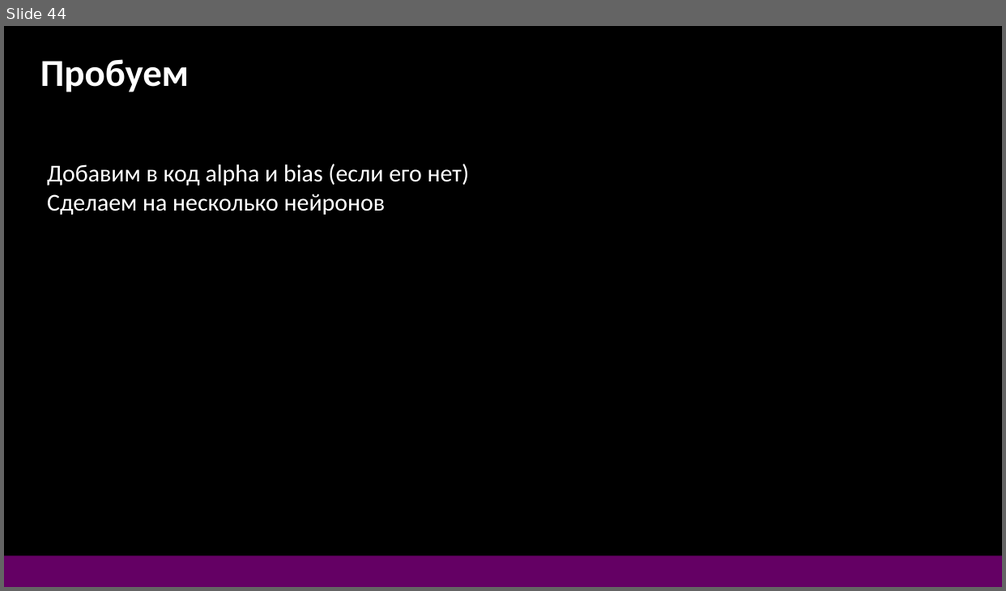
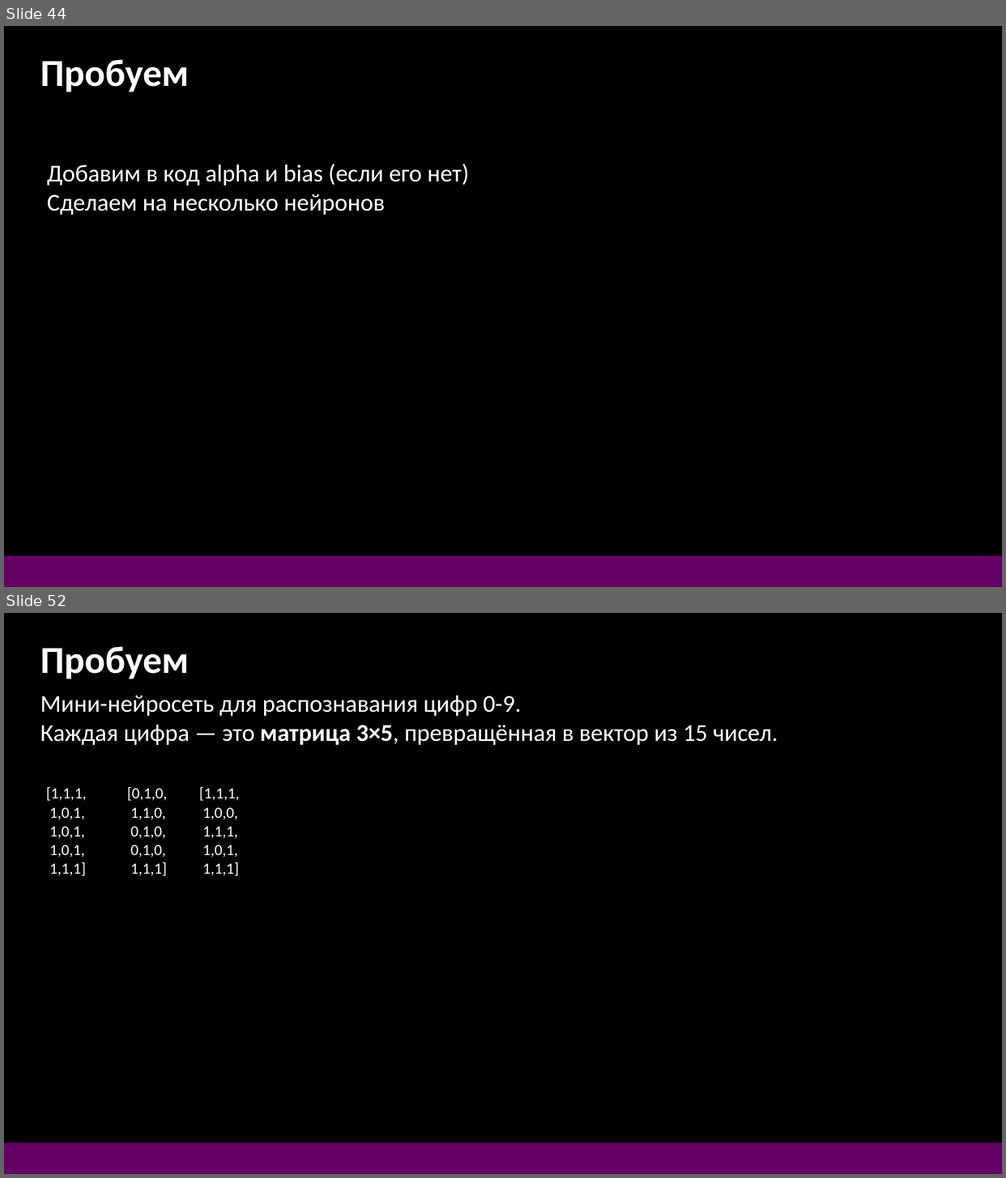
Before and after one commit to DonRobot-all/ML, a slide deck: 1. ML first 28.pptx. Shown one above the other, each under a label of ours: slide 44 before the commit, slides 44 and 52 after it; the slides between them are not shown. The pictures are 1006x591 and 1006x1178 pixels, drawn with LibreOffice and Linux fonts; fonts in the diff are those of the drawing. Boxes give left, top, right and bottom in pixels: in the first picture for what was removed or moved away, otherwise in the second. Text is boxed around its words. In the diff, an @@ line names an element or a change of style, - is before the commit and + after.

```diff
--- a/1. ML first 28.pptx
+++ b/1. ML first 28.pptx
@@ slide 52 added at (4, 613, 1002, 1174), background #000000 @@
@@ text added at (40, 646, 189, 679), 44 pt, text #FFFFFF, bold @@
+Пробуем
@@ text added at (40, 695, 778, 745), 28 pt, text #FFFFFF @@
+Мини-нейросеть для распознавания цифр 0-9.
+Каждая цифра — это матрица 3×5, превращённая в вектор из 15 чисел.
@@ text added at (46, 787, 86, 876), 18 pt, text #FFFFFF @@
+[1,1,1,
+1,0,1,
+1,0,1,
+1,0,1,
+1,1,1]
@@ text added at (127, 787, 167, 876), 18 pt, text #FFFFFF @@
+[0,1,0,
+1,1,0,
+0,1,0,
+0,1,0,
+1,1,1]
@@ text added at (199, 787, 239, 876), 18 pt, text #FFFFFF @@
+[1,1,1,
+1,0,0,
+1,1,1,
+1,0,1,
+1,1,1]
@@ rectangle added at (4, 1143, 1002, 1174), fill #640064 @@
```
Also in this commit, not shown: 7 other slides added, 3 other files.
